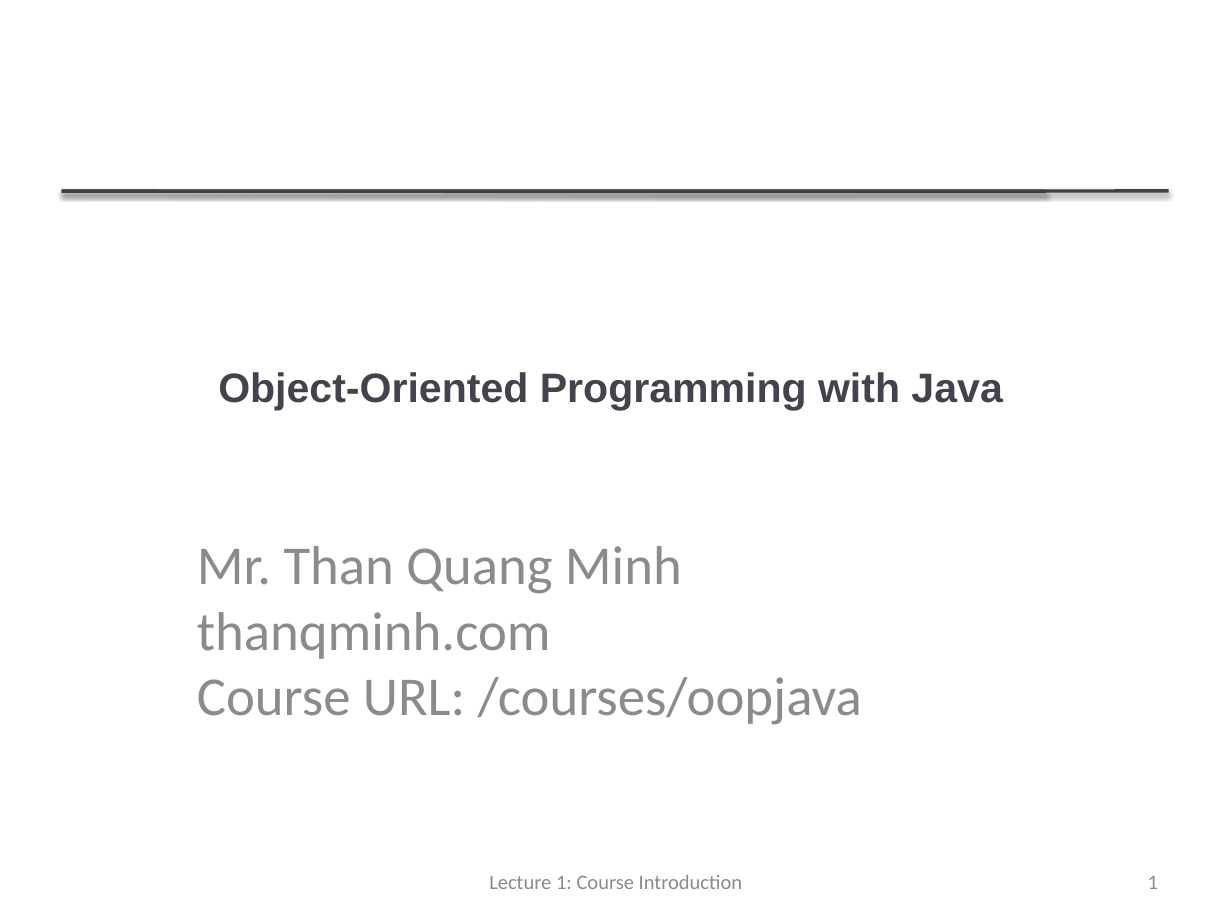
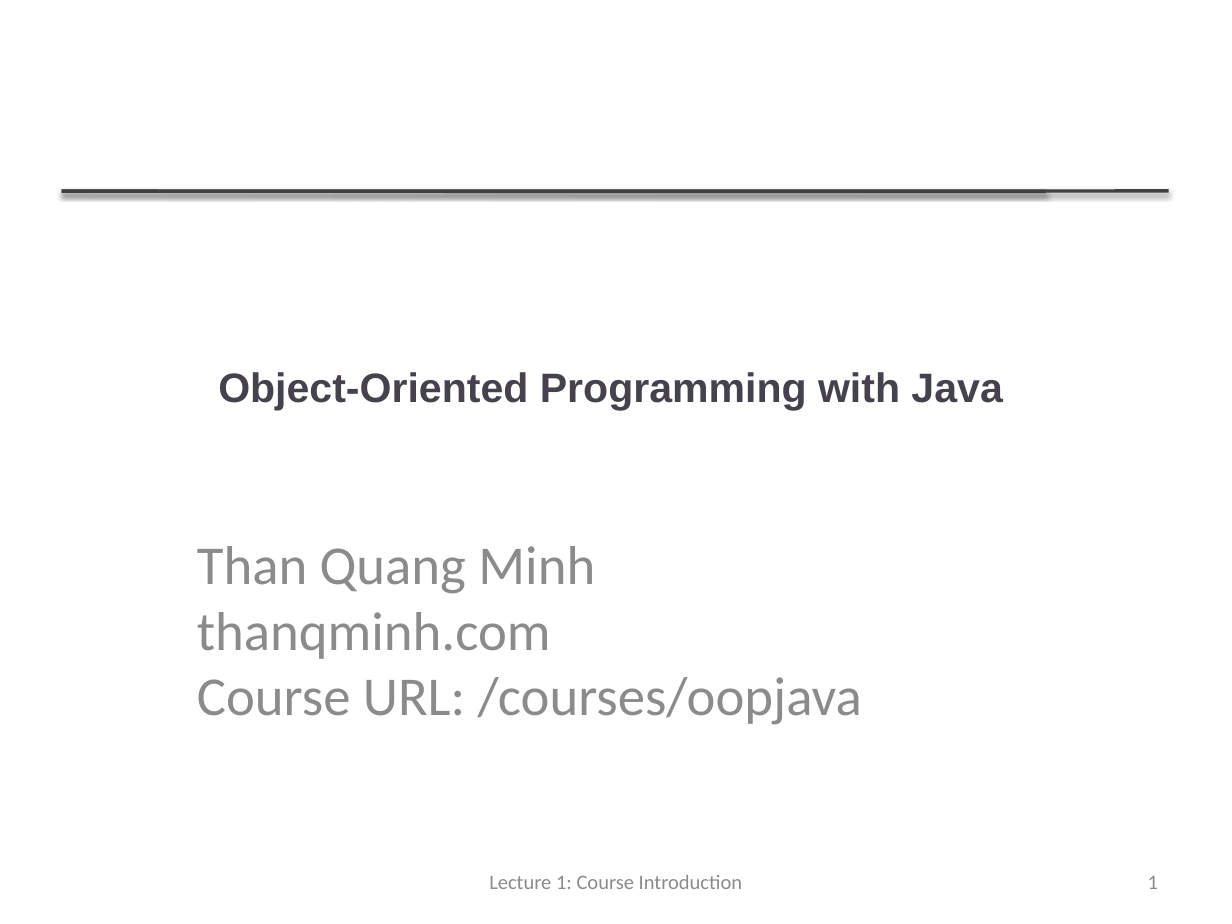
Before and after one commit to thanqminh/thanqminh.github.io, a slide deck: slide 1 of courses/oopjava/lecture1.pptx. Drawn at 1232x924 pixels with LibreOffice and Linux fonts; fonts in the diff are those of the drawing. Boxes give left, top, right and bottom in pixels: in the first picture for what was removed or moved away, otherwise in the second. Text is boxed around its words. In the diff, an @@ line names an element or a change of style, - is before the commit and + after.

```diff
--- a/courses/oopjava/lecture1.pptx
+++ b/courses/oopjava/lecture1.pptx
@@ subtitle at (x1=197, y1=546, x2=595, y2=594): text changed @@
-Mr. Than Quang Minh
+Than Quang Minh
```
Also in this commit, not shown: 7 other slides changed, 16 other files.
